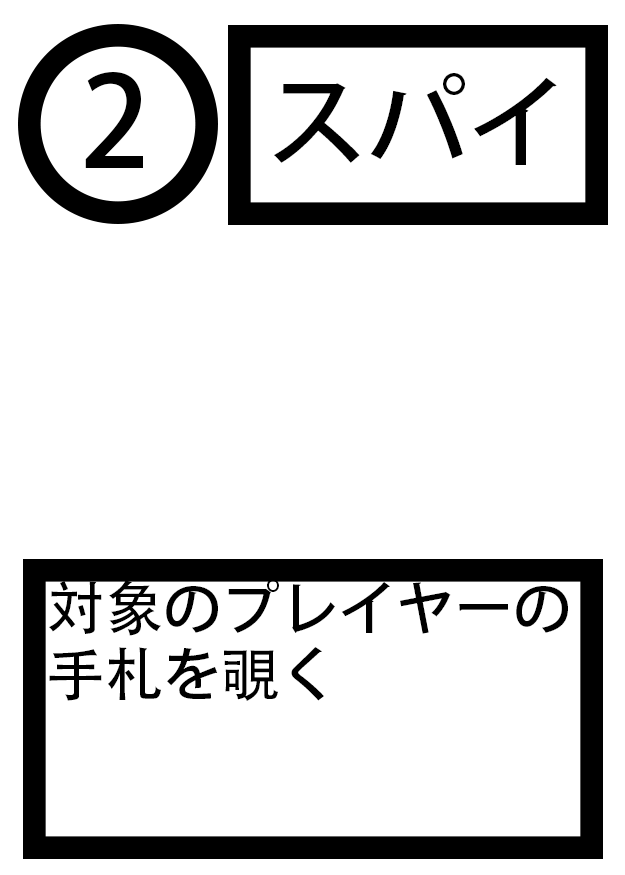
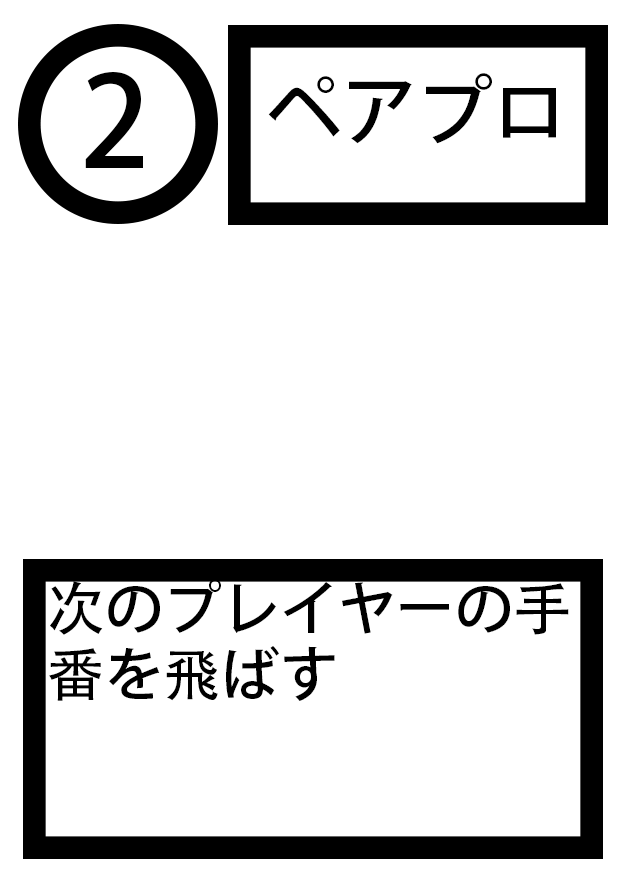
Two versions of the same layered image (625 x 875). Layer-by-layer changes:
renamed "対象のプレイヤーの手札を覗く" to "次のプレイヤーの手番を飛ばす", painted on it over [left=49, top=581, right=569, bottom=701]
renamed "スパイ" to "ペアプロ", painted on it over [left=268, top=73, right=557, bottom=165]
